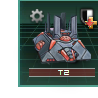
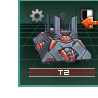
Layers edited between the first and the second 98 × 98 image:
added layer "dash arrow" above "down" over (x1=81, y1=17, x2=98, y2=29)
